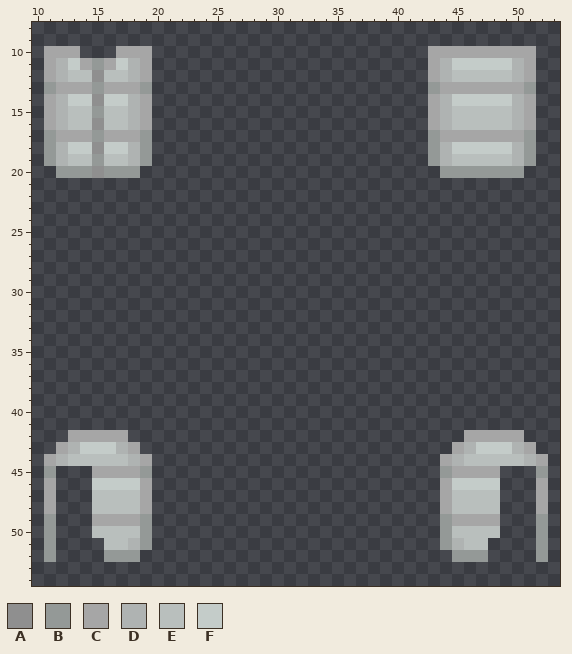
A pixel-art sprite gets an edit: Resources/Textures/_RMC14/Objects/Clothing/OuterClothing/Coats/Corporate/weya_white_vest.rsi/equipped-OUTERCLOTHING.png. The first picture shows the starting point.
The file is 64x64 pixels. Colours within 5 levels of each other are drawn and written as one. Shown: x 10..53, y 8..54.
Palette (. is transparent): A #8f8f8f  B #949997  C #a6a6a6  D #afb3b2  E #b9bfbd  F #c4ccc9
After the commit:
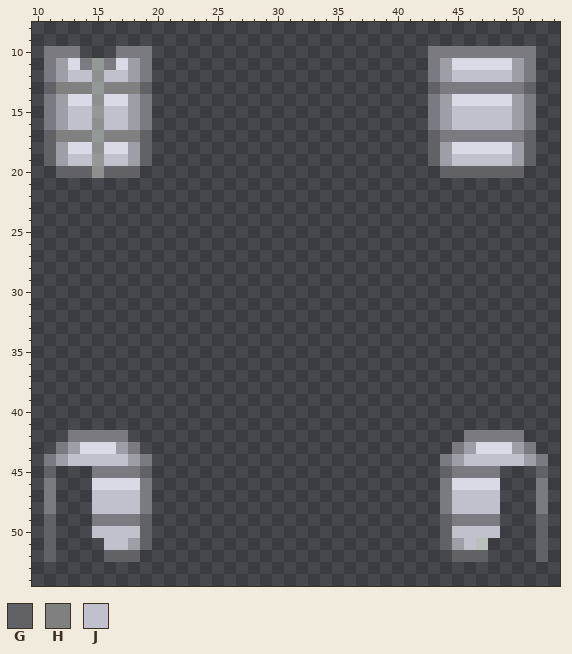
Colours new in this view: G #616166  H #808080  J #c1c1cc
Change:
Colour C changes from #a6a6a6 to #7a7a80.
Colour D changes from #afb3b2 to #9e9ea6.
Colour F changes from #c4ccc9 to #dadae6.
Colour B becomes colour G in row 13 at x 11, 19, 43 and 51; in rows 17 to 19 at x 11, 19, 43 and 51; in row 20 at x 12 to 14, 16 to 18 and 44 to 50; in row 45 at x 11, 19, 44 and 52; in rows 49 to 51 at x 11, 19, 44 and 52; in row 52 at x 11, 16 to 18, 45 to 47 and 52.
Colour C becomes colour H in row 13 at x 12 to 14 and 16 to 18; in row 17 at x 12 to 14 and 16 to 18.
Colour E becomes colour J in row 12 at x 13 to 14, 16 to 17 and 45 to 49; in rows 15 to 16 at x 13 to 14, 16 to 17 and 45 to 49; in row 19 at x 13 to 14, 16 to 17 and 45 to 49; in row 44 at x 13 to 17 and 46 to 50; in rows 47 to 48 at x 15 to 18 and 45 to 48; in row 50 at x 15 to 18 and 45 to 48.
Colour E becomes colour J in row 51 at x 16 to 17 and 46.
Where, in picture pixels (left, top, right, bottom), the same in both pictures:
changed: (44, 46, 152, 178)
changed: (428, 46, 536, 178)
changed: (44, 430, 152, 562)
changed: (440, 430, 548, 562)
